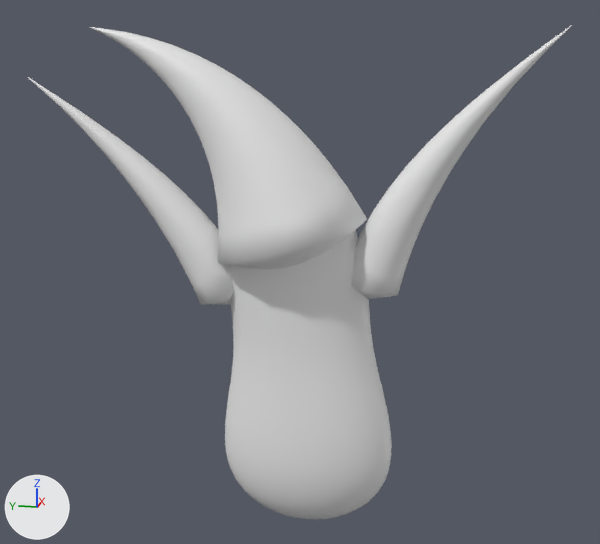
Two versions of the FBX model assets/auras/naruto/exports/naruto_cauda_ponta.fbx, one commit apart.
Before and after are seen from a camera (50 mm lens) standing at (-4.94, -0.94, 2.57) and looking at (0.04, 0.06, 1.32). Arrows for +X, +Y and +Z are at lower left; the lights stay in place. The older version comes first.

Script lines for the objects in view, before the commit:
```python
me_cauda_ponta = bpy.data.meshes.new('cauda_ponta')
me_cauda_ponta.from_pydata(...)  # 1308 vertices, 2600 faces; spans x -0.48..0.48, y -1.47..1.8, z -0.34..2.81
ob_naruto_cauda_ponta = bpy.data.objects.new('naruto_cauda_ponta', me_cauda_ponta)
ob_naruto_cauda_ponta.location = (0.0, 0.0, 0.0)
```
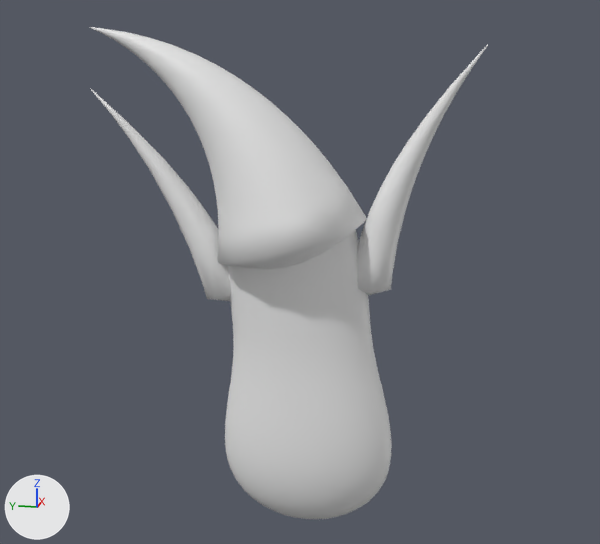
Pixel boxes (x1, y1, x2, y2) of what changed, in the pictures (600 x 544 px):
'naruto_cauda_ponta', reshaped (27% narrower)
    before: (28, 25, 572, 519)
    after: (90, 27, 488, 519)
part 1 of me_cauda_ponta, rebuilt (41% narrower, 9% shorter)
    before: (351, 25, 572, 299)
    after: (357, 45, 488, 295)
part 2 of me_cauda_ponta, rebuilt (32% narrower, 7% shorter)
    before: (28, 77, 235, 305)
    after: (90, 88, 231, 301)

What changed in the scene script:
```text
Change me_cauda_ponta:
    used by ob_naruto_cauda_ponta; location = (0.0, 0.0, 0.0)
    remove me_cauda_ponta.from_pydata(...)  # 1308 vertices, 2600 faces; spans x -0.48..0.48, y -1.47..1.8, z -0.34..2.81
    add me_cauda_ponta.from_pydata(...)  # 1308 vertices, 2600 faces; spans x -0.48..0.48, y -1.02..1.38, z -0.34..2.81
    me_cauda_ponta part 1: the loose piece of 92 vertices spanning x -0.18..0.18, y -1.47..-0.22, z 1.18..2.79 is rebuilt with 83 vertices and now spans x -0.13..0.13, y -1.02..-0.26, z 1.2..2.69
    me_cauda_ponta part 2: the loose piece of 85 vertices spanning x -0.18..0.18, y 0.37..1.8, z 1.1..2.51 is rebuilt with 73 vertices and now spans x -0.13..0.13, y 0.41..1.38, z 1.12..2.44
    other edits to the shape of me_cauda_ponta do not show in these pictures
```
